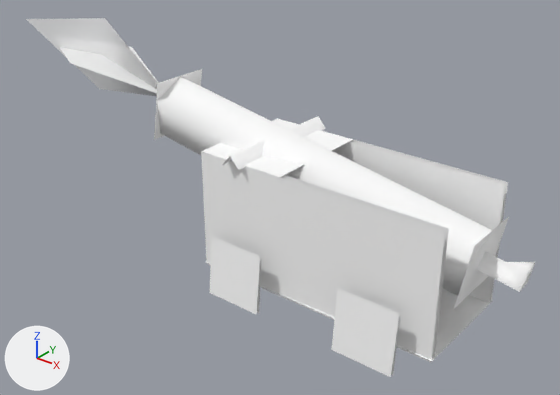
The glTF model public/3d/item/model__item__room.ofs_3324_0/3324IMIG10_03.gltf, before and after one commit.
The view is the same before and after, from a 50 mm camera at (1.69, -2.42, 1.86) aimed at (-0.29, 0.05, 0.33). The axes (+X, +Y, +Z) are drawn at lower left. The lights are the same throughout. The picture after the commit comes second.

The first picture shows '3324IMIG10_03'.
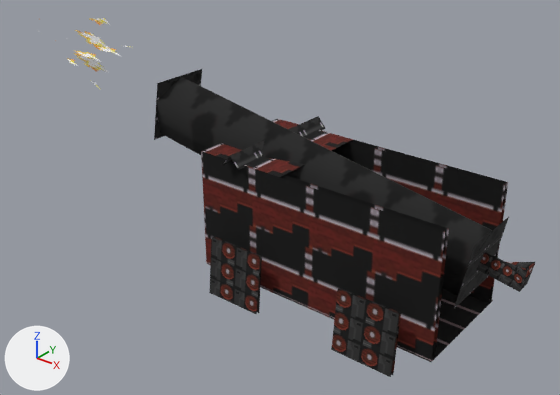
Diff of the bpy script that builds the scene:
```diff
--- a/public/3d/item/model__item__room.ofs_3324_0/3324IMIG10_03.gltf.py
+++ b/public/3d/item/model__item__room.ofs_3324_0/3324IMIG10_03.gltf.py
@@ img_imig10_03_3 @@
+img_imig10_03_3 = load_image('imig10_03_3', '_unpacked/imig10_03_3', 32, 32, 'sRGB')
@@ img_imig10_03_0 @@
+img_imig10_03_0 = load_image('imig10_03_0', '_unpacked/imig10_03_0', 32, 32, 'sRGB')
@@ img_imig10_03_2 @@
+img_imig10_03_2 = load_image('imig10_03_2', '_unpacked/imig10_03_2', 32, 32, 'sRGB')
@@ img_imig10_03_1 @@
+img_imig10_03_1 = load_image('imig10_03_1', '_unpacked/imig10_03_1', 32, 32, 'sRGB')
@@ mat_imig10_03_1 @@
 mat_imig10_03_1 = principled_material('imig10_03_1')
-mat_imig10_03_1.base_color = (1.0, 1.0, 1.0)  # white #ffffff
+mat_imig10_03_1.texture = img_imig10_03_1
 mat_imig10_03_1.roughness = 1.0
@@ mat_imig10_03_2 @@
 mat_imig10_03_2 = principled_material('imig10_03_2')
-mat_imig10_03_2.base_color = (1.0, 1.0, 1.0)  # white #ffffff
+mat_imig10_03_2.texture = img_imig10_03_2
 mat_imig10_03_2.roughness = 1.0
@@ mat_imig10_03_0 @@
 mat_imig10_03_0 = principled_material('imig10_03_0')
-mat_imig10_03_0.base_color = (1.0, 1.0, 1.0)  # white #ffffff
+mat_imig10_03_0.texture = img_imig10_03_0
 mat_imig10_03_0.roughness = 1.0
@@ mat_imig10_03_3 @@
 n0 = _N.new('ShaderNodeBsdfPrincipled'); n0.name = 'Principled BSDF'
-n0.inputs[0].default_value = (1.0, 1.0, 1.0, 1.0)  # 'Base Color', white #ffffff
 n0.inputs[2].default_value = 1.0  # 'Roughness'
-n0.inputs[4].default_value = 0.806  # 'Alpha'
 n1 = _N.new('ShaderNodeOutputMaterial'); n1.name = 'Material Output'
+n2 = _N.new('ShaderNodeMath'); n2.name = 'Math'
+n2.operation = 'MULTIPLY'
+n2.inputs[1].default_value = 0.806  # 'Value'
+n3 = _N.new('ShaderNodeTexImage'); n3.name = 'Image Texture'
+n3.image = img_imig10_03_3
 _L.new(n0.outputs[0], n1.inputs[0])  # 'BSDF' to 'Surface'
+_L.new(n2.outputs[0], n0.inputs[4])  # 'Value' to 'Alpha'
+_L.new(n3.outputs[0], n0.inputs[0])  # 'Color' to 'Base Color'
+_L.new(n3.outputs[1], n2.inputs[0])  # 'Alpha' to 'Value'
```

Pixel boxes [x1, y1, x2, y2] of what changed, in the pictures (560 x 395 px):
'3324IMIG10_03', surface changed (white to black)
    both: [67, 18, 535, 377]
